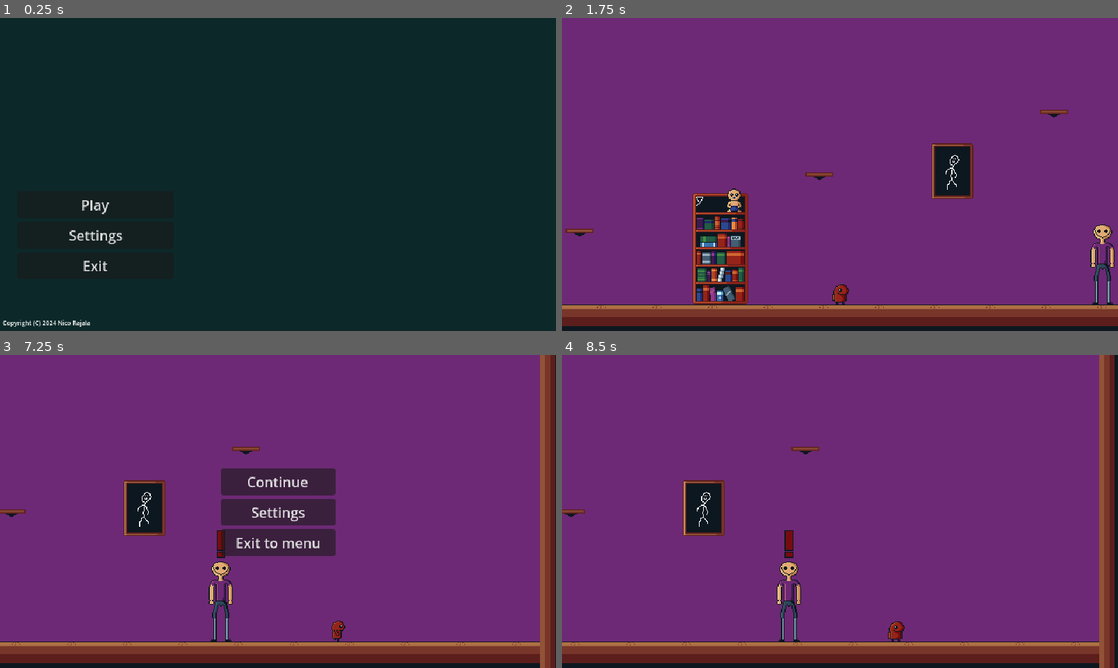
Above: before the commit, frames 1-4 (two rows, left to right).
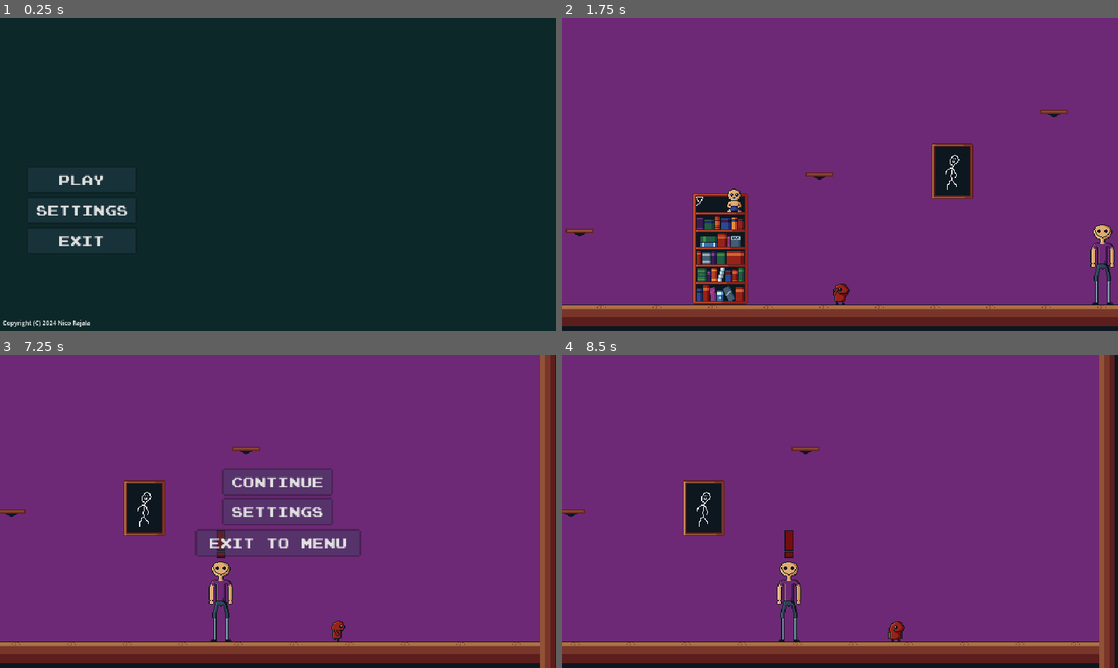
Above: after the commit, the same moments.

Repository: KilpikonnanKerma/ctc
Game: Godot game, scene res://scenes/main_menu.tscn
Same seed, same stepped clock (60 frames per second), same inputs: the game is played once before the commit and once after it.
Inputs:
- Up to frame 1 (0.25 s): no input
- Up to frame 2 (1.75 s): click "Settings" at 0.5 s; click "Play" at 1.25 s
- Up to frame 3 (7.25 s): hold Shift (run) 2.03-2.78 s; hold D (mv_right) 2.03-3.53 s; tap Space (jump) at 2.27, 3.02, 4.52, 5.27, 6.02 s; tap E (consume) at 2.85, 5.85 s; tap Shift (run) at 3.05, 4.35, 6.05 s; hold A (mv_left) 3.53-4.28 s; hold Shift (run) 3.53-4.28 s; tap W (hide) at 3.6, 6.6 s; hold D (mv_right) 4.28-5.78 s; hold Shift (run) 5.03-5.78 s; tap P (menu_play) at 5.65 s; hold A (mv_left) 5.78-6.53 s; tap S (menu_stngs) at 6.4 s; hold D (mv_right) from 6.53 s (still down); hold Shift (run) from 6.53 s (still down); tap Escape (pause) at 7.15 s
- Up to frame 4 (8.5 s): release D (mv_right) at 7.25 s; release Shift (run) at 7.25 s; click "Settings" at 7.25 s; click "Continue" at 8 s

The runs differ from the first frame. In frame 1, 2.8% of the frame differs, in the area x 5-25%, y 50-81%; in frame 2, less than 0.1%; in frame 3, 5.1%, in the area x 35-65%, y 36-65%; in frame 4, nothing differs.

Commit message:
ain't done shit but yah

Diff:
--- a/scenes/main_menu.tscn
+++ b/scenes/main_menu.tscn
@@ -1,14 +1,22 @@
-[gd_scene load_steps=10 format=3 uid="uid://2klabotp2kbt"]
+[gd_scene load_steps=8 format=3 uid="uid://2klabotp2kbt"]
 
 [ext_resource type="Script" path="res://scripts/main_menu.gd" id="1_7b8vk"]
-[ext_resource type="Texture2D" uid="uid://dh5qw26jq4ea4" path="res://art/play_btn.png" id="2_co7h0"]
-[ext_resource type="Texture2D" uid="uid://coxgcnw7lt030" path="res://art/ctclogo-removebg-preview.png" id="2_dxeik"]
-[ext_resource type="Texture2D" uid="uid://c55ccvn8nm5el" path="res://art/play_btn_hover.png" id="3_gabhv"]
-[ext_resource type="Texture2D" uid="uid://c1b2joc7hvja7" path="res://art/play_btn_pressed.png" id="3_jxl0i"]
-[ext_resource type="Texture2D" uid="uid://b6kxujw45ifkh" path="res://art/stngs_btn.png" id="5_gs3eu"]
-[ext_resource type="Texture2D" uid="uid://bswhwsae4wdl7" path="res://art/stngs_btn_pressed.png" id="6_8rook"]
+[ext_resource type="Texture2D" uid="uid://c48ygxgcbhea" path="res://sprites/shit/gui.png" id="2_bngdt"]
+[ext_resource type="FontFile" uid="uid://ckklruywi4tw4" path="res://fonts/joystix monospace.otf" id="2_q4uvn"]
 [ext_resource type="Texture2D" uid="uid://j7ilkad0cwl1" path="res://sprites/maps/grön.png" id="6_77ysf"]
-[ext_resource type="Texture2D" uid="uid://d6inlyvifh2w" path="res://art/stngs_btn_hover.png" id="7_l3y3j"]
+
+[sub_resource type="StyleBoxTexture" id="StyleBoxTexture_awg15"]
+texture = ExtResource("2_bngdt")
+region_rect = Rect2(0, 16, 64, 16)
+
+[sub_resource type="StyleBoxTexture" id="StyleBoxTexture_8ch0a"]
+texture = ExtResource("2_bngdt")
+region_rect = Rect2(0, 32, 64, 16)
+
+[sub_resource type="StyleBoxTexture" id="StyleBoxTexture_7wnk8"]
+texture = ExtResource("2_bngdt")
+region_rect = Rect2(0, 0, 64, 16)
+modulate_color = Color(1, 1, 1, 0.352941)
 
 [node name="MainMenu" type="Control"]
 layout_mode = 3
@@ -19,62 +27,92 @@
 grow_vertical = 2
 script = ExtResource("1_7b8vk")
 
-[node name="VBoxContainer" type="VBoxContainer" parent="."]
-layout_mode = 0
-offset_left = 20.0
-offset_top = 180.0
-offset_right = 200.0
-offset_bottom = 320.0
-alignment = 1
+[node name="play" type="Button" parent="."]
+texture_filter = 1
+layout_mode = 1
+anchors_preset = 8
+anchor_left = 0.5
+anchor_top = 0.5
+anchor_right = 0.5
+anchor_bottom = 0.5
+offset_left = -290.0
+offset_top = -10.0
+offset_right = -162.0
+offset_bottom = 22.0
+grow_horizontal = 2
+grow_vertical = 2
+theme_override_fonts/font = ExtResource("2_q4uvn")
+theme_override_font_sizes/font_size = 16
+theme_override_styles/hover = SubResource("StyleBoxTexture_awg15")
+theme_override_styles/pressed = SubResource("StyleBoxTexture_8ch0a")
+theme_override_styles/normal = SubResource("StyleBoxTexture_7wnk8")
+text = "Play"
 
-[node name="Start" type="TextureButton" parent="VBoxContainer"]
-visible = false
-layout_mode = 2
-size_flags_horizontal = 4
-texture_normal = ExtResource("2_co7h0")
-texture_pressed = ExtResource("3_jxl0i")
-texture_hover = ExtResource("3_gabhv")
-stretch_mode = 5
+[node name="settings" type="Button" parent="."]
+texture_filter = 1
+layout_mode = 1
+anchors_preset = 8
+anchor_left = 0.5
+anchor_top = 0.5
+anchor_right = 0.5
+anchor_bottom = 0.5
+offset_left = -290.0
+offset_top = 25.0
+offset_right = -162.0
+offset_bottom = 57.0
+grow_horizontal = 2
+grow_vertical = 2
+theme_override_fonts/font = ExtResource("2_q4uvn")
+theme_override_font_sizes/font_size = 16
+theme_override_styles/hover = SubResource("StyleBoxTexture_awg15")
+theme_override_styles/pressed = SubResource("StyleBoxTexture_8ch0a")
+theme_override_styles/normal = SubResource("StyleBoxTexture_7wnk8")
+text = "Settings"
 
-[node name="Settings" type="TextureButton" parent="VBoxContainer"]
-visible = false
-layout_mode = 2
-size_flags_vertical = 3
-texture_normal = ExtResource("5_gs3eu")
-texture_pressed = ExtResource("6_8rook")
-texture_hover = ExtResource("7_l3y3j")
-stretch_mode = 5
+[node name="exit" type="Button" parent="."]
+texture_filter = 1
+layout_mode = 1
+anchors_preset = 8
+anchor_left = 0.5
+anchor_top = 0.5
+anchor_right = 0.5
+anchor_bottom = 0.5
+offset_left = -290.0
+offset_top = 60.0
+offset_right = -162.0
+offset_bottom = 92.0
+grow_horizontal = 2
+grow_vertical = 2
+theme_override_fonts/font = ExtResource("2_q4uvn")
+theme_override_font_sizes/font_size = 16
+theme_override_styles/hover = SubResource("StyleBoxTexture_awg15")
+theme_override_styles/pressed = SubResource("StyleBoxTexture_8ch0a")
+theme_override_styles/normal = SubResource("StyleBoxTexture_7wnk8")
+text = "Exit"
 
-[node name="play" type="Button" parent="VBoxContainer"]
+[node name="NinePatchRect" type="NinePatchRect" parent="."]
+layout_mode = 1
+anchors_preset = 8
+anchor_left = 0.5
+anchor_top = 0.5
+anchor_right = 0.5
+anchor_bottom = 0.5
+grow_horizontal = 2
+grow_vertical = 2
+
+[node name="Background" type="Sprite2D" parent="NinePatchRect"]
+z_index = -15
+position = Vector2(1.5, 43.5)
+scale = Vector2(21.0938, 31.8438)
+texture = ExtResource("6_77ysf")
+
+[node name="RichTextLabel" type="RichTextLabel" parent="NinePatchRect"]
 texture_filter = 2
 layout_mode = 2
-text = "Play"
-
-[node name="Exit2" type="Button" parent="VBoxContainer"]
-texture_filter = 2
-layout_mode = 2
-text = "Settings"
-
-[node name="Exit" type="Button" parent="VBoxContainer"]
-texture_filter = 2
-layout_mode = 2
-text = "Exit"
-
-[node name="shitty_logo" type="Sprite2D" parent="VBoxContainer"]
-visible = false
-z_index = -10
-texture_filter = 2
-position = Vector2(437, -2)
-scale = Vector2(0.7, 0.7)
-texture = ExtResource("2_dxeik")
-
-[node name="RichTextLabel" type="RichTextLabel" parent="."]
-texture_filter = 2
-layout_mode = 2
-offset_left = 3.0
-offset_top = 345.0
-offset_right = 145.0
-offset_bottom = 358.0
+offset_left = -317.0
+offset_top = 165.0
+offset_right = -175.0
+offset_bottom = 178.0
 theme_override_font_sizes/normal_font_size = 7
 text = "Copyright (C) 2024 Nico Rajala
 "
@@ -82,12 +120,5 @@
 scroll_active = false
 shortcut_keys_enabled = false
 
-[node name="Background" type="Sprite2D" parent="."]
-z_index = -15
-position = Vector2(321.5, 179.5)
-scale = Vector2(21.0938, 12.2188)
-texture = ExtResource("6_77ysf")
-
-[connection signal="button_down" from="VBoxContainer/Start" to="." method="_on_StartButton_pressed"]
-[connection signal="button_down" from="VBoxContainer/play" to="." method="_on_StartButton_pressed"]
-[connection signal="button_down" from="VBoxContainer/Exit" to="." method="_on_Exit_pressed"]
+[connection signal="button_down" from="play" to="." method="_on_StartButton_pressed"]
+[connection signal="button_down" from="exit" to="." method="_on_Exit_pressed"]
--- a/scenes/pause_menu.tscn
+++ b/scenes/pause_menu.tscn
@@ -1,6 +1,21 @@
-[gd_scene load_steps=2 format=3 uid="uid://dnmx7jhikyiry"]
+[gd_scene load_steps=7 format=3 uid="uid://dnmx7jhikyiry"]
 
 [ext_resource type="Script" path="res://scripts/pause_menu.gd" id="1_fn6o2"]
+[ext_resource type="FontFile" uid="uid://ckklruywi4tw4" path="res://fonts/joystix monospace.otf" id="2_f04bq"]
+[ext_resource type="Texture2D" uid="uid://c48ygxgcbhea" path="res://sprites/shit/gui.png" id="3_h8a4r"]
+
+[sub_resource type="StyleBoxTexture" id="StyleBoxTexture_d3xn4"]
+texture = ExtResource("3_h8a4r")
+region_rect = Rect2(0, 16, 64, 16)
+
+[sub_resource type="StyleBoxTexture" id="StyleBoxTexture_icl55"]
+texture = ExtResource("3_h8a4r")
+region_rect = Rect2(0, 32, 64, 16)
+
+[sub_resource type="StyleBoxTexture" id="StyleBoxTexture_5i6me"]
+texture = ExtResource("3_h8a4r")
+region_rect = Rect2(0, 0, 64, 16)
+modulate_color = Color(1, 1, 1, 0.352941)
 
 [node name="PauseMenu" type="Control"]
 layout_mode = 3
@@ -27,32 +42,68 @@
 grow_horizontal = 2
 grow_vertical = 2
 
-[node name="VBoxContainer" type="VBoxContainer" parent="NinePatchRect"]
+[node name="play" type="Button" parent="NinePatchRect"]
+texture_filter = 1
 layout_mode = 1
 anchors_preset = 8
 anchor_left = 0.5
 anchor_top = 0.5
 anchor_right = 0.5
 anchor_bottom = 0.5
-offset_left = -66.0
-offset_top = -59.5
-offset_right = 66.0
-offset_bottom = 59.5
+offset_left = -65.0
+offset_top = -50.0
+offset_right = 63.0
+offset_bottom = -18.0
 grow_horizontal = 2
 grow_vertical = 2
-alignment = 1
-
-[node name="Start" type="Button" parent="NinePatchRect/VBoxContainer"]
-layout_mode = 2
+theme_override_fonts/font = ExtResource("2_f04bq")
+theme_override_font_sizes/font_size = 16
+theme_override_styles/hover = SubResource("StyleBoxTexture_d3xn4")
+theme_override_styles/pressed = SubResource("StyleBoxTexture_icl55")
+theme_override_styles/normal = SubResource("StyleBoxTexture_5i6me")
 text = "Continue"
 
-[node name="Settings" type="Button" parent="NinePatchRect/VBoxContainer"]
-layout_mode = 2
+[node name="settings" type="Button" parent="NinePatchRect"]
+texture_filter = 1
+layout_mode = 1
+anchors_preset = 8
+anchor_left = 0.5
+anchor_top = 0.5
+anchor_right = 0.5
+anchor_bottom = 0.5
+offset_left = -65.0
+offset_top = -16.0
+offset_right = 63.0
+offset_bottom = 16.0
+grow_horizontal = 2
+grow_vertical = 2
+theme_override_fonts/font = ExtResource("2_f04bq")
+theme_override_font_sizes/font_size = 16
+theme_override_styles/hover = SubResource("StyleBoxTexture_d3xn4")
+theme_override_styles/pressed = SubResource("StyleBoxTexture_icl55")
+theme_override_styles/normal = SubResource("StyleBoxTexture_5i6me")
 text = "Settings"
 
-[node name="Exit" type="Button" parent="NinePatchRect/VBoxContainer"]
-layout_mode = 2
+[node name="exit" type="Button" parent="NinePatchRect"]
+texture_filter = 1
+layout_mode = 1
+anchors_preset = 8
+anchor_left = 0.5
+anchor_top = 0.5
+anchor_right = 0.5
+anchor_bottom = 0.5
+offset_left = -96.0
+offset_top = 20.0
+offset_right = 96.0
+offset_bottom = 52.0
+grow_horizontal = 2
+grow_vertical = 2
+theme_override_fonts/font = ExtResource("2_f04bq")
+theme_override_font_sizes/font_size = 16
+theme_override_styles/hover = SubResource("StyleBoxTexture_d3xn4")
+theme_override_styles/pressed = SubResource("StyleBoxTexture_icl55")
+theme_override_styles/normal = SubResource("StyleBoxTexture_5i6me")
 text = "Exit to menu"
 
-[connection signal="button_down" from="NinePatchRect/VBoxContainer/Start" to="." method="_on_StartButton_pressed"]
-[connection signal="button_down" from="NinePatchRect/VBoxContainer/Exit" to="." method="_on_Exit_pressed"]
+[connection signal="button_down" from="NinePatchRect/play" to="." method="_on_StartButton_pressed"]
+[connection signal="button_down" from="NinePatchRect/exit" to="." method="_on_Exit_pressed"]
--- a/scenes/player.tscn
+++ b/scenes/player.tscn
@@ -56,9 +56,13 @@
 [ext_resource type="Texture2D" uid="uid://du3xhlneg1jal" path="res://sprites/player/consumption/eat01_26.png" id="28_0ehht"]
 [ext_resource type="Texture2D" uid="uid://cvju7nl5v2ne4" path="res://sprites/player/player_fall00.png" id="43_5pghx"]
 [ext_resource type="Texture2D" uid="uid://cuf05p7jeql4n" path="res://sprites/player/player_fall01.png" id="43_cka20"]
+[ext_resource type="Texture2D" uid="uid://pmbe552nfewl" path="res://sprites/player/player_idle_left_0.png" id="44_dhcfv"]
 [ext_resource type="Texture2D" uid="uid://di55qkfjencot" path="res://sprites/player/player_fall02.png" id="45_cllwb"]
+[ext_resource type="Texture2D" uid="uid://fialfvb8iyxn" path="res://sprites/player/player_idle_left_1.png" id="45_mp18w"]
+[ext_resource type="Texture2D" uid="uid://el0f6l4bfsmc" path="res://sprites/player/player_idle_left_2.png" id="46_21m2j"]
 [ext_resource type="Texture2D" uid="uid://b4bjpk5pskpv7" path="res://sprites/player/player_walk_fall_l.png" id="46_di31p"]
 [ext_resource type="Texture2D" uid="uid://cecjciaumgibv" path="res://sprites/player/player_walk_fall.png" id="46_wtm16"]
+[ext_resource type="Texture2D" uid="uid://b3nc2jqoitdxd" path="res://sprites/player/player_idle_left_3.png" id="47_cglan"]
 [ext_resource type="Shader" path="res://scripts/shaders/vignette.gdshader" id="60_gy4ti"]
 [ext_resource type="PackedScene" uid="uid://dnmx7jhikyiry" path="res://scenes/pause_menu.tscn" id="61_rv1e6"]
 
@@ -228,6 +232,29 @@
 }],
 "loop": true,
 "name": &"idle",
+"speed": 5.0
+}, {
+"frames": [{
+"duration": 1.0,
+"texture": ExtResource("44_dhcfv")
+}, {
+"duration": 1.0,
+"texture": ExtResource("45_mp18w")
+}, {
+"duration": 1.0,
+"texture": ExtResource("46_21m2j")
+}, {
+"duration": 1.0,
+"texture": ExtResource("47_cglan")
+}, {
+"duration": 1.0,
+"texture": ExtResource("46_21m2j")
+}, {
+"duration": 1.0,
+"texture": ExtResource("45_mp18w")
+}],
+"loop": true,
+"name": &"idle_left",
 "speed": 5.0
 }, {
 "frames": [{
@@ -387,8 +414,8 @@
 texture_filter = 1
 sprite_frames = SubResource("SpriteFrames_hunum")
 animation = &"idle"
-frame = 5
-frame_progress = 0.496322
+frame = 2
+frame_progress = 0.47331
 
 [node name="CollisionShape2D" type="CollisionShape2D" parent="."]
 visible = false
--- a/scripts/daddy.gd
+++ b/scripts/daddy.gd
@@ -27,7 +27,9 @@
 	#if not is_on_floor(): daddy ain't getting gravity
 	#	velocity += get_gravity() * delta
 
-	if is_close:
+	if is_close && main.aggro:
+		player.take_damage()
+	elif is_close && not main.aggro:
 		notice_timer.show()
 		notice_timer.play("timer")
 		close_counter += 1
--- a/scripts/player.gd
+++ b/scripts/player.gd
@@ -10,6 +10,10 @@
 @onready var hide_timer = Timer.new()
 
 var run_speed = 200.0
+var health = 3
+
+var cur_direction
+var last_input
 
 const WALK_SPEED = 80.0
 const JUMP_VELOCITY = -300.0
@@ -60,6 +64,7 @@
 				eat(main.cur_victim)
 
 			var direction := Input.get_axis("mv_left", "mv_right")
+
 			if direction:
 				if Input.is_action_pressed("run"): #voi ns. dashata ilmassa, jos painaa shiftiä (it's not a bug it's a feature)
 					velocity.x = move_toward(velocity.x, direction * run_speed, run_speed * acceleration)
@@ -70,14 +75,20 @@
 					player.animation = "walk_r"
 					if not is_on_floor():
 						player.play("walk_fall_r")
+					last_input = "right"
 				elif velocity.x < 0:
 					player.animation = "walk_l"
 					if not is_on_floor():
 						player.play("walk_fall_l")
+					last_input = "left"
+
 			else:
 				velocity.x = move_toward(velocity.x, 0, WALK_SPEED * deceleration)
 				if is_on_floor():
-					player.play("idle")
+					if last_input == "right":
+						player.play("idle")
+					elif last_input == "left":
+						player.play("idle_left")
 				if not is_on_floor():
 					player.play("fall")
 
@@ -123,6 +134,10 @@
 func stop_movement():
 	velocity.x = 0
 
+func take_damage():
+	health -= 1
+	#velocity.x = move_toward(velocity.x, -cur_direction * run_speed, run_speed * deceleration)
+
 func eat(body):
 	body.queue_free()
 	player.position.x += 16
Binary file added: fonts/joystix monospace.otf
Not shown, added: fonts/joystix monospace.otf.import
Not shown: 1 places in scenes/player.tscn that only renumber resources
Binary file added: sprites/player/player_idle_left_0.png
Not shown, added: sprites/player/player_idle_left_0.png.import
Binary file added: sprites/player/player_idle_left_1.png
Not shown, added: sprites/player/player_idle_left_1.png.import
Binary file added: sprites/player/player_idle_left_2.png
Not shown, added: sprites/player/player_idle_left_2.png.import
Binary file added: sprites/player/player_idle_left_3.png
Not shown, added: sprites/player/player_idle_left_3.png.import
Binary file added: sprites/shit/gui.png
(and 1 more such lines)
